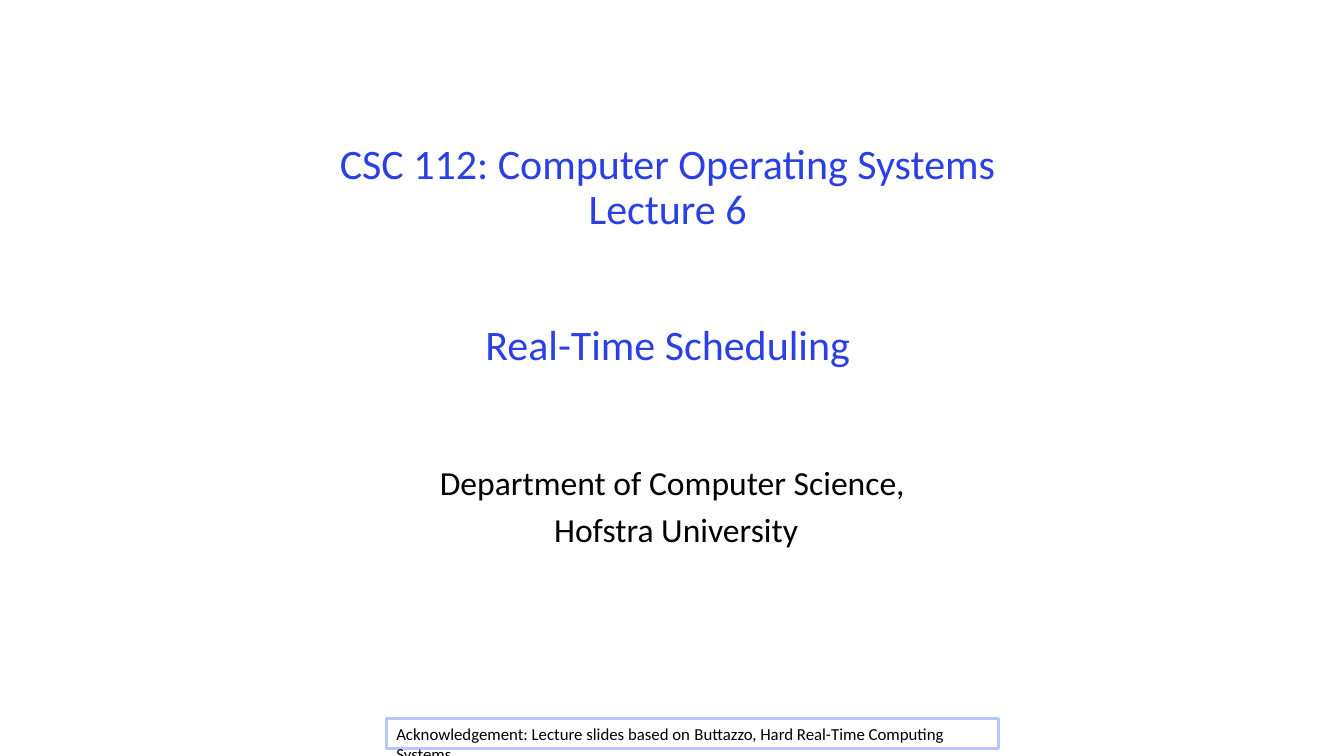
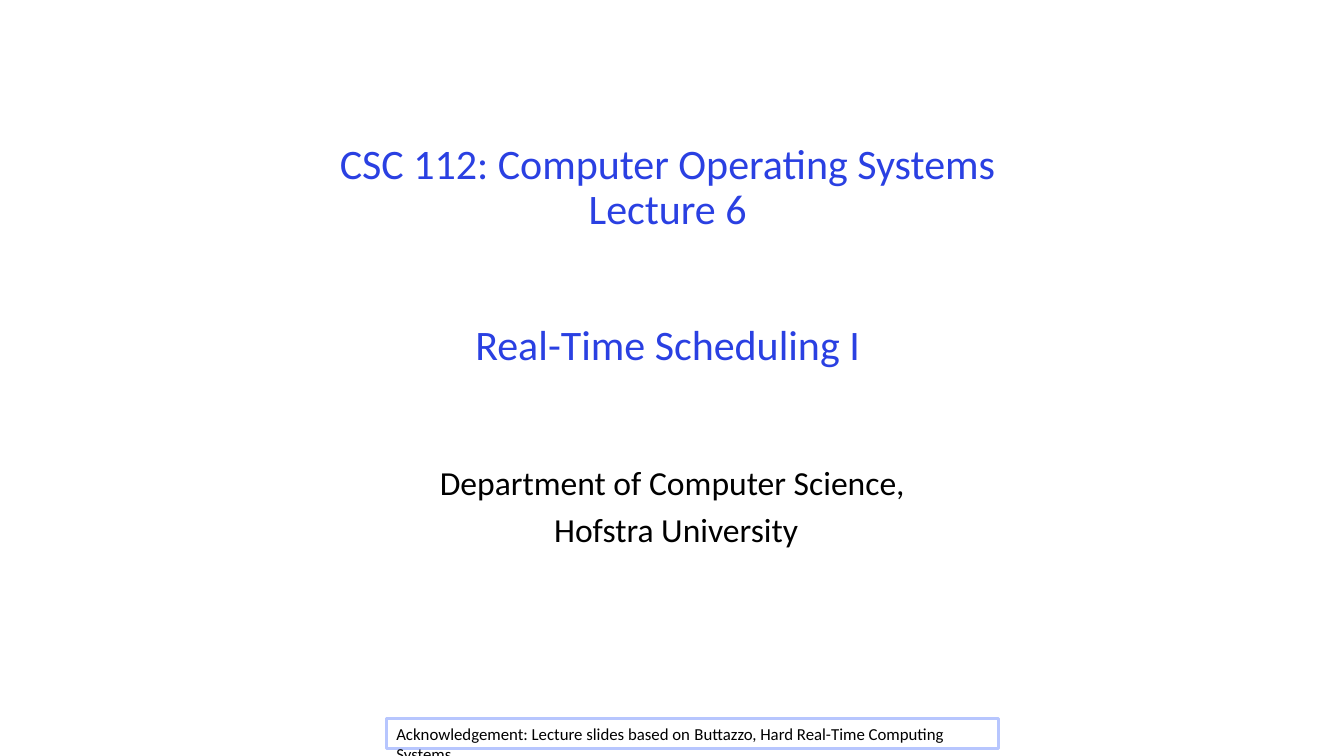
Before and after one commit to guhofstra/CSC256Fa25, a slide deck: slide 1 of PPTs/L6-RTScheduling I.pptx. Drawn at 1344x756 pixels with LibreOffice and Linux fonts; fonts in the diff are those of the drawing. Boxes give left, top, right and bottom in pixels: in the first picture for what was removed or moved away, otherwise in the second. Text is boxed around its words. In the diff, an @@ line names an element or a change of style, - is before the commit and + after.

```diff
--- a/PPTs/L6-RTScheduling I.pptx
+++ b/PPTs/L6-RTScheduling I.pptx
@@ title at <box>340,150,995,368</box>: text changed @@
-CSC 112: Computer Operating Systems
-Lecture 6
-Real-Time Scheduling
+CSC 112: Computer Operating Systems
+Lecture 6
+Real-Time Scheduling I
```
Also in this commit, not shown: 4 other files.
